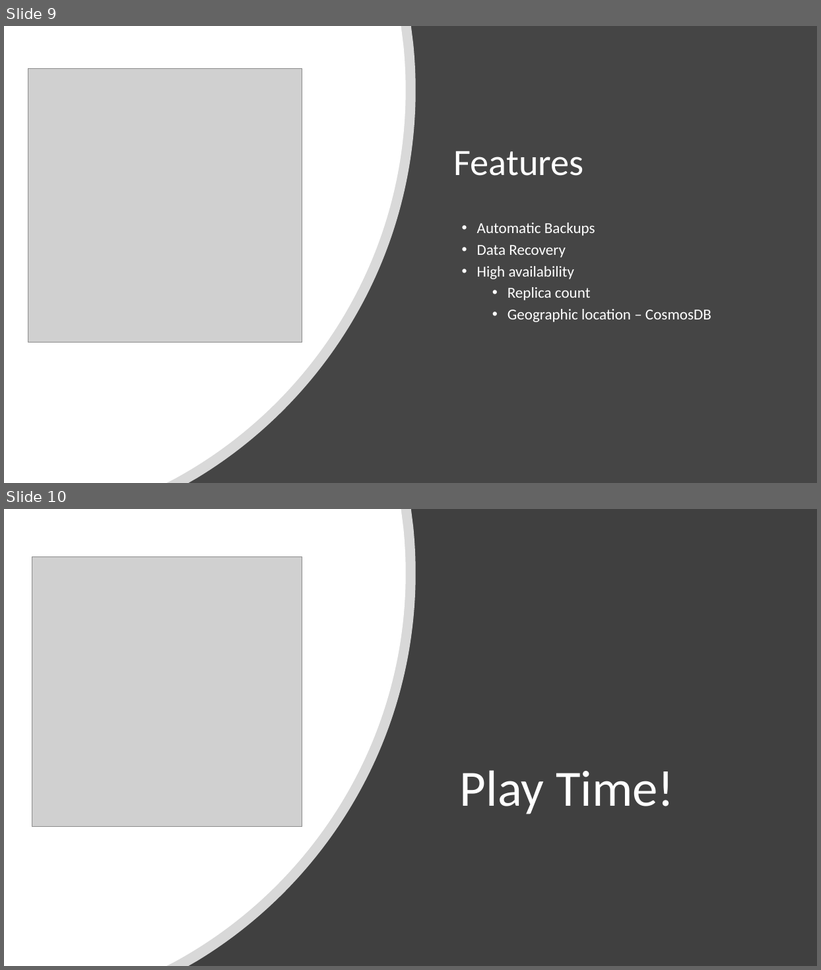
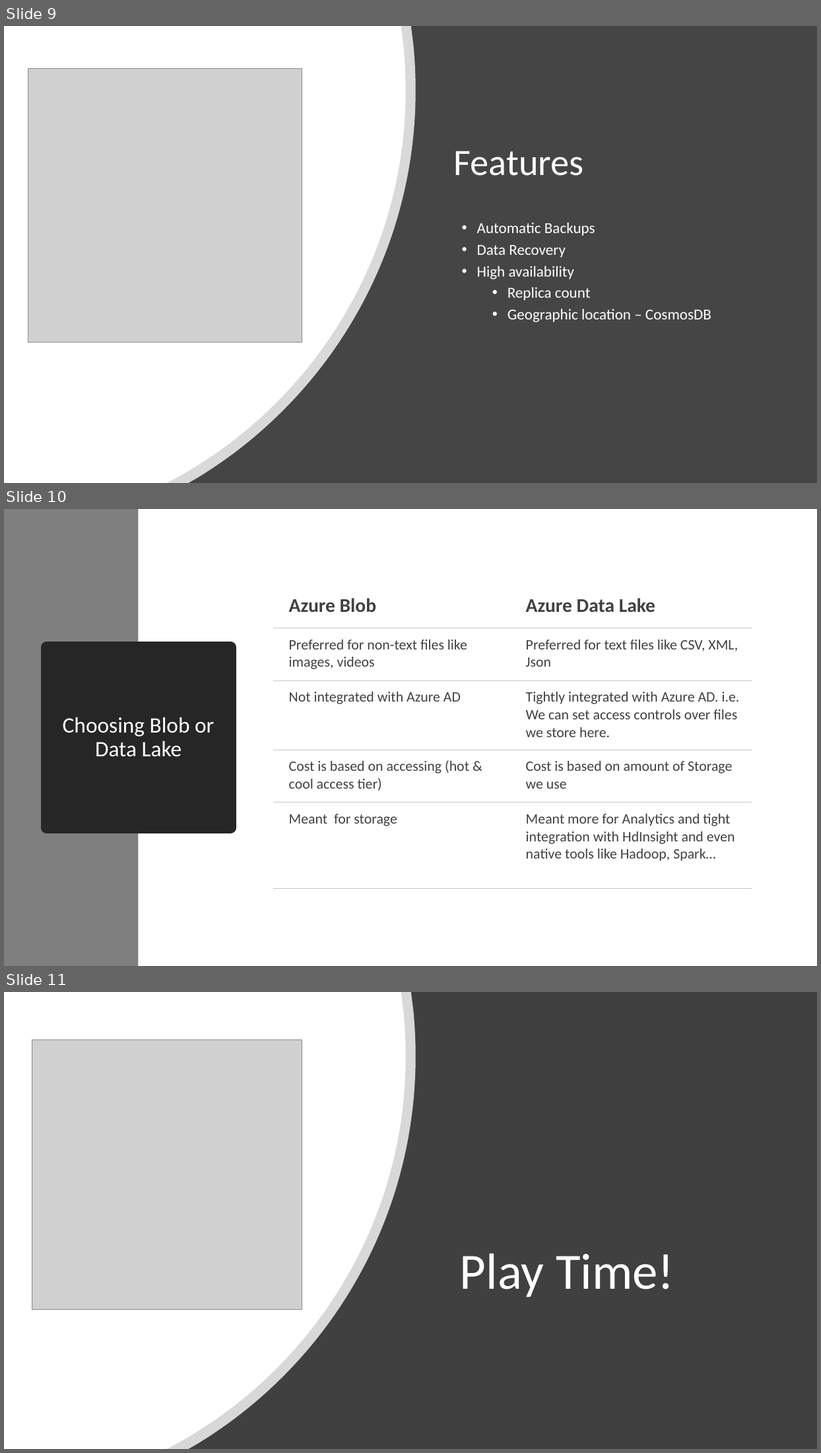
Before and after one commit to dinesarun/azurevidyapeeth, a slide deck: Feb26-AzureDataLake/AzureDataLake+Hadoop3.0.pptx. Shown one above the other, each under a label of ours: slides 9 and 10 before the commit, slides 9, 10 and 11 after it. The pictures are 821x970 and 821x1453 pixels, drawn with LibreOffice and Linux fonts; fonts in the diff are those of the drawing; grey boxes stand for pictures. Boxes give left, top, right and bottom in pixels: in the first picture for what was removed or moved away, otherwise in the second. Text is boxed around its words. In the diff, an @@ line names an element or a change of style, - is before the commit and + after.

```diff
--- a/Feb26-AzureDataLake/AzureDataLake+Hadoop3.0.pptx
+++ b/Feb26-AzureDataLake/AzureDataLake+Hadoop3.0.pptx
@@ slide 10 added at (4, 509, 817, 966), background #FFFFFF @@
@@ rectangle added at (4, 509, 138, 966), fill #7F7F7F @@
@@ table added at (274, 586, 753, 889), 5 rows, 2 columns @@
+Azure Blob | Azure Data Lake
+Preferred for non-text files like images, videos | Preferred for text files like CSV, XML, Json
+Not integrated with Azure AD | Tightly integrated with Azure AD. i.e. We can set access controls over files we store here.
+Cost is based on accessing (hot & cool access tier) | Cost is based on amount of Storage we use
+Meant for storage | Meant more for Analytics and tight integration with HdInsight and even native tools like Hadoop, Spark…
@@ title added at (47, 648, 230, 828), fill #262626, outline #262626 13.75 pt, 26 pt, text #FFFFFF @@
+Choosing Blob or Data Lake
@@ what was slide 10 is now slide 11 @@
```
Also in this commit, not shown: 2 slides changed, 3 other slides added.
